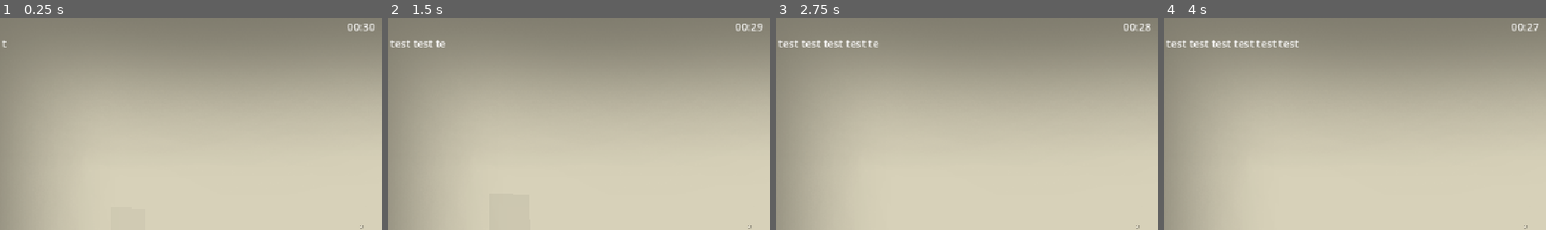
Above: before the commit, frames 1-4 (left to right).
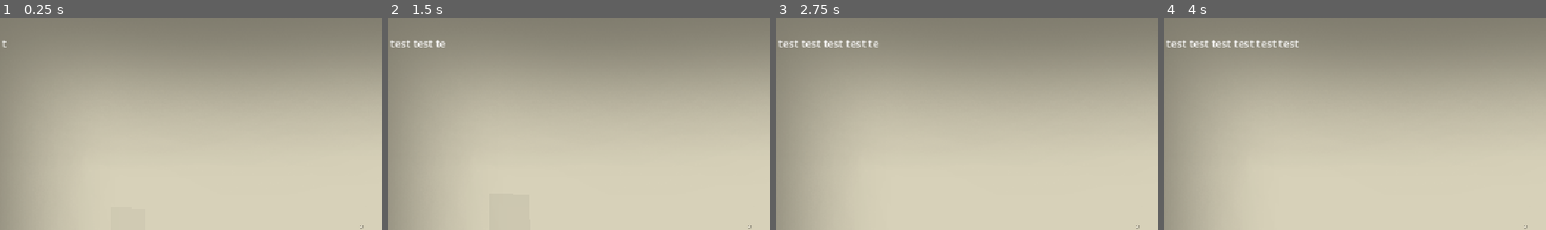
Above: after the commit, the same moments.

Repository: he21123/gj-esa
Game: Godot game, scene res://Szenen/node_3d.tscn
Two runs of this game, one before a commit and one after it. Both use one fixed random seed, a clock stepped at 60 frames per second and the inputs below.
Inputs (mouse positions are % of the whole screen's width and height, from its top left):
- Up to frame 1 (0.25 s): no input
- Up to frame 2 (1.5 s): tap Enter at 0.5 s; move the mouse to (55, 49) at 0.52 s; hold C (crouching) 0.53-1.28 s; hold W (move_forward) from 0.53 s (still down); tap Space at 1.25 s; move the mouse to (45, 50) at 1.27 s; tap E (pickup) at 1.35 s
- Up to frame 3 (2.75 s): keep holding W (move_forward); move the mouse to (52, 48) at 2.02 s; hold Shift (running) from 2.03 s (still down)
- Up to frame 4 (4 s): keep holding W (move_forward); move the mouse to (49, 51) at 2.77 s; release Shift (running) at 2.78 s; right-click (49, 51) at 2.85 s; tap Enter at 3.5 s; move the mouse to (57, 51) at 3.52 s; hold C (crouching) from 3.53 s (still down)
The pictures show only the part of the screen within x 3-53%, y 0-50%; the shares and areas given below are measured in that part.

The runs differ from the first frame. In frame 1, 0.2% of the frame differs, in the area x 91-98%, y 2-7%; in frame 2, 0.1%; in frame 3, 0.1%; in frame 4, 0.1%.

Commit message:
debug entfernt, waypoints done

Diff:
--- a/Scripts/Exit.gd
+++ b/Scripts/Exit.gd
@@ -27,12 +27,10 @@
 	get_tree().quit()
 
 func _on_area_2d_mouse_entered() -> void:
-	print("ssss")
 	SfxOverButton.play()
 	is_maus_over=true
 	pass # Replace with function body.
 
 func _mouse_exited():
-	print("aaaa")
 	is_maus_over=false
 	pass
--- a/Scripts/GameState.gd
+++ b/Scripts/GameState.gd
@@ -13,7 +13,6 @@
 	if Invencibility != true:
 		lose_life.emit()
 		ActualHP-=1
-		print(ActualHP)
 		Invencibility=true
 		await get_tree().create_timer(Invencibility_time).timeout
 		Invencibility=false
--- a/Scripts/NewGame.gd
+++ b/Scripts/NewGame.gd
@@ -26,12 +26,10 @@
 	get_tree().call_deferred("change_scene_to_file", "res://Szenen/node_3d.tscn")
 
 func _on_area_2d_mouse_entered() -> void:
-	print("ssss")
 	SfxOverButton.play()
 	is_maus_over=true
 	pass # Replace with function body.
 
 func _mouse_exited():
-	print("aaaa")
 	is_maus_over=false
 	pass
--- a/Scripts/Witch.gd
+++ b/Scripts/Witch.gd
@@ -18,5 +18,4 @@
 
 
 func _on_control_mouse_entered() -> void:
-	print("aaaa")
 	pass # Replace with function body.
--- a/Scripts/enemie.gd
+++ b/Scripts/enemie.gd
@@ -48,10 +48,12 @@
 var view_yaw: float = 0.0
 var facing_yaw: float = 0.0
 var sprite: Node3D
+var distraction: bool = false
 
 var _cone: Decal
 var _wp_index: int = 0
 var _wp_wait_left: float = 0.0
+
 
 
 # Called every frame. 'delta' is the elapsed time since the previous frame.
@@ -72,6 +74,7 @@
 	_setup_viewcone()
 
 func _physics_process(delta: float) -> void:
+	#distraction = clock.ringing ?
 
 	#-----STATE_MACHINE
 	match State:
@@ -94,10 +97,18 @@
 				if wp == null:
 					_advance_after_wait()
 				else:
+					if wp.conditional:
+						if distraction:
+							pass
+						else:
+							_wp_index += 1
+							wp = _waypoint_at(_wp_index)
+
 					_go_to(wp.global_position)
 					if _arrived_at(wp.global_position):
 						facing_yaw= wp.global_rotation.y
 						_wp_wait_left= maxf(wp.wait_time, 0.0)
+
 		state.RETURN:
 			_go_to(Position_Out)
 			if _arrived_at(Position_Out):
@@ -160,7 +171,10 @@
 func _waypoint_at(index: int) -> EnemyWaypoint:
 	if waypoints.is_empty():
 		return null
-	return waypoints[wrapi(index, 0, waypoints.size())]
+
+	var i = wrapi(index, 0, waypoints.size())
+	return waypoints[i]
+
 
 func _advance_after_wait() -> void:
 	_wp_wait_left= 0.0
--- a/Scripts/enemy_waypoint.gd
+++ b/Scripts/enemy_waypoint.gd
@@ -2,3 +2,4 @@
 extends Marker3D
 
 @export var wait_time: float = 2.0
+@export var conditional: bool = false
--- a/Scripts/player_Movement_2_Now_is_personal.gd
+++ b/Scripts/player_Movement_2_Now_is_personal.gd
@@ -73,7 +73,6 @@
 				speed *= 1.5
 			elif Current_State == STATE.CROUCHED:
 				speed *= 0.6
-				print(GameState.ActualHP)
 
 			if input_vector.length() > 0.0:
 				velocity.x = direction.x * speed
--- a/Szenen/node_3d.tscn
+++ b/Szenen/node_3d.tscn
@@ -10,7 +10,7 @@
 [ext_resource type="Script" uid="uid://b7ww20hb2fajr" path="res://Scripts/Objective.gd" id="8_dpex8"]
 [ext_resource type="PackedScene" uid="uid://bkp60mftm23yc" path="res://Szenen/enemie.tscn" id="9_vgwgj"]
 [ext_resource type="Script" uid="uid://dbwjs2qxdygal" path="res://Scripts/ChaseTimer.gd" id="10_chst"]
-[ext_resource type="PackedScene" uid="uid://bckflvs25ikrh" path="res://waypoint.tscn" id="11_g5wax"]
+[ext_resource type="Script" uid="uid://ci0e4rtc5bgd" path="res://Scripts/enemy_waypoint.gd" id="11_g5wax"]
 
 [sub_resource type="Environment" id="Environment_ggrg3"]
 background_mode = 1
@@ -104,7 +104,8 @@
 transform = Transform3D(1, 0, 0, 0, 1, 0, 0, 0, 1, -9, 1, -10.860424)
 player = NodePath("../Player")
 Position_Out = Vector3(-9, 0, -10.86)
-waypoints = [NodePath("../waypoint"), NodePath("../waypoint2"), NodePath("../waypoint3")]
+chase_enabled = false
+waypoints = [NodePath("../EnemyWaypoint"), NodePath("../EnemyWaypoint2"), NodePath("../EnemyWaypoint3"), NodePath("../EnemyWaypoint4")]
 
 [node name="NavigationRegion3D" type="NavigationRegion3D" parent="." unique_id=2046118169]
 navigation_mesh = SubResource("NavigationMesh_ggrg3")
@@ -117,14 +118,26 @@
 collision_mask = 3
 mesh = SubResource("BoxMesh_pekrf")
 
-[node name="waypoint" parent="." unique_id=18027894 instance=ExtResource("11_g5wax")]
-transform = Transform3D(1, 0, 0, 0, 1, 0, 0, 0, 1, -6.5, 0.10000001, 4.4)
+[node name="EnemyWaypoint" type="Marker3D" parent="." unique_id=1083784921]
+transform = Transform3D(0.70710677, 0, -0.70710677, 0, 1, 0, 0.70710677, 0, 0.70710677, -3.5, 0, 0)
+script = ExtResource("11_g5wax")
+metadata/_custom_type_script = "uid://ci0e4rtc5bgd"
+
+[node name="EnemyWaypoint2" type="Marker3D" parent="." unique_id=1355533926]
+transform = Transform3D(0.49999997, 0, 0.86602545, 0, 1, 0, -0.86602545, 0, 0.49999997, -0.8, 0, -1.1)
+script = ExtResource("11_g5wax")
 wait_time = 4.0
+metadata/_custom_type_script = "uid://ci0e4rtc5bgd"
 
-[node name="waypoint2" parent="." unique_id=1659507823 instance=ExtResource("11_g5wax")]
-transform = Transform3D(1, 0, 0, 0, 1, 0, 0, 0, 1, -3.3999999, 0.10000001, 3.1)
-wait_time = 10.0
+[node name="EnemyWaypoint3" type="Marker3D" parent="." unique_id=201549270]
+transform = Transform3D(0.8660254, 0, 0.5, 0, 1, 0, -0.5, 0, 0.8660254, 0, 0, 3.7)
+script = ExtResource("11_g5wax")
+wait_time = 20.0
+conditional = true
+metadata/_custom_type_script = "uid://ci0e4rtc5bgd"
 
-[node name="waypoint3" parent="." unique_id=88562390 instance=ExtResource("11_g5wax")]
-transform = Transform3D(-0.25881907, 0, 0.9659258, 0, 1, 0, -0.9659258, 0, -0.25881907, 1.5, 0.10000001, -3.1)
-wait_time = 1.0
+[node name="EnemyWaypoint4" type="Marker3D" parent="." unique_id=1735817275]
+transform = Transform3D(-1, 0, 8.742278e-08, 0, 1, 0, -8.742278e-08, 0, -1, -4.6, 0, -5.8)
+script = ExtResource("11_g5wax")
+wait_time = 5.0
+metadata/_custom_type_script = "uid://ci0e4rtc5bgd"
